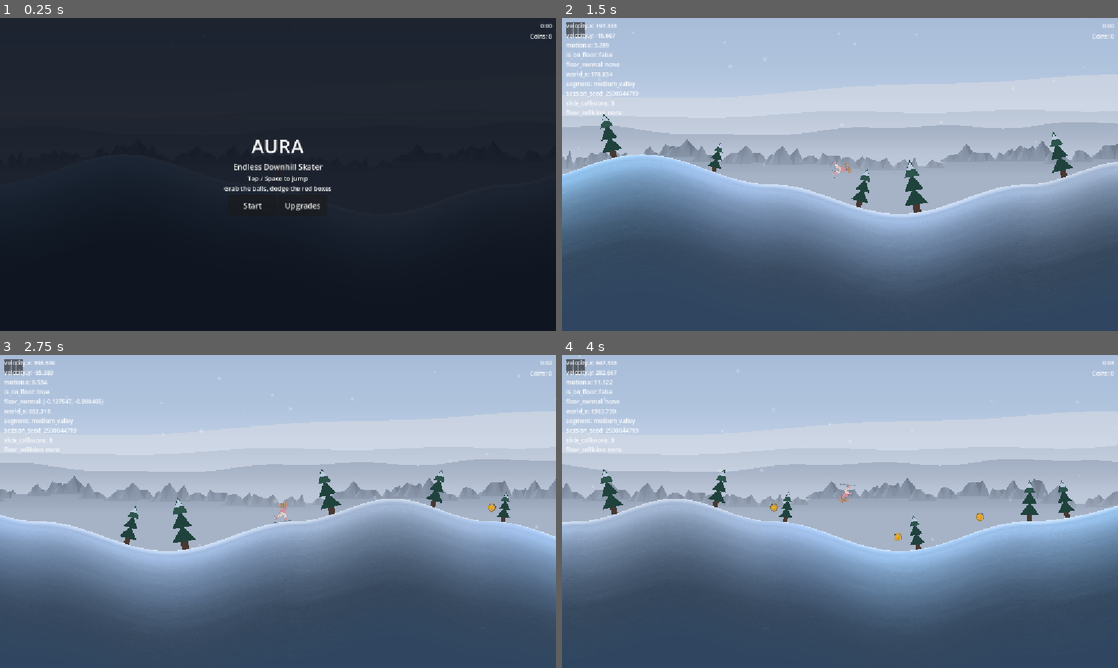
Above: before the commit, frames 1-4 (two rows, left to right).
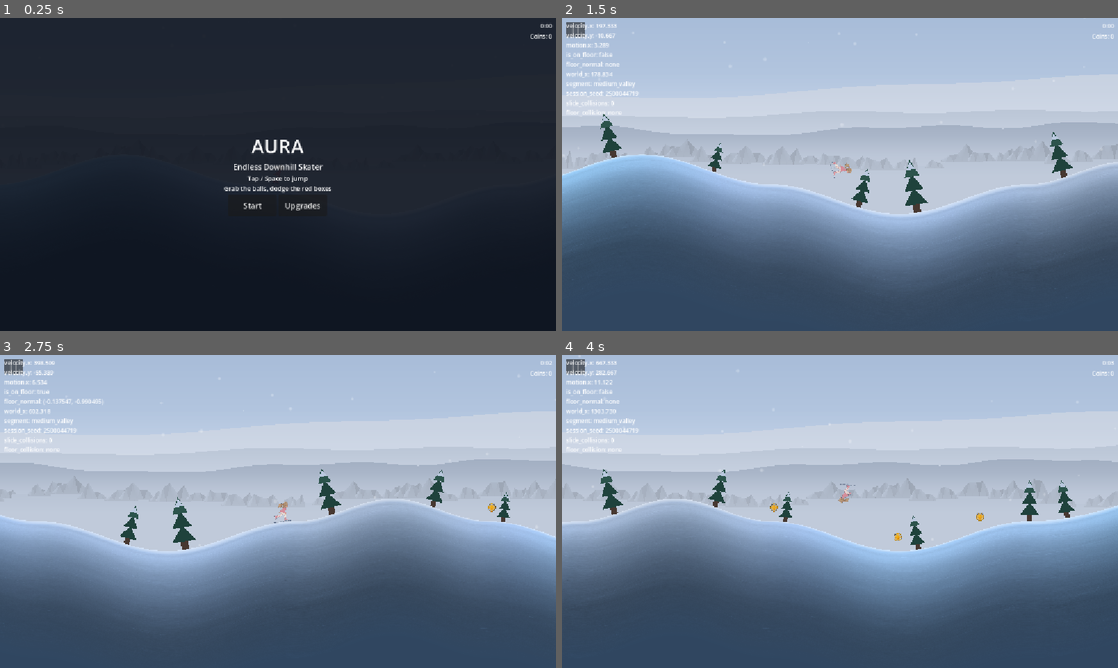
Above: after the commit, the same moments.

Repository: Kiernan-Hub/Aurora
Game: Godot game, scene res://scenes/main.tscn
Two runs of this game, one before a commit and one after it. Both use one fixed random seed, a clock stepped at 60 frames per second and the inputs below.
Inputs (mouse positions are in pixels of both pictures, inside the frame that each line leads up to):
- Up to frame 1 (0.25 s): no input
- Up to frame 2 (1.5 s): click "Start" at 0.5 s; tap Enter (ui_accept) at 1.25 s; move the mouse to (962, 158) at 1.27 s; hold Up (ui_up) from 1.28 s (still down); tap M at 1.35 s; click (962, 158) at 1.42 s
- Up to frame 3 (2.75 s): tap Enter (ui_accept) at 1.52, 1.82 s; release Up (ui_up) at 2 s; drag from (166, 527) to (250, 574) at 2.02 s
- Up to frame 4 (4 s): move the mouse to (895, 442) at 2.77 s; hold Up (ui_up) 2.78-3.5 s; tap M at 2.85 s; drag from (812, 574) to (1023, 536) at 3.52 s

The runs differ from the first frame. In frame 2, 8.5% of the frame differs, in the area x 0-100%, y 38-63%; in frame 3, 10%; in frame 4, 9.3%.

Commit message:
Background: lighten ShardLine so the ice masses stop reading as rock
In game the masses came out grey and stony, clearly darker than the ridge
behind them. The facet values were not the cause: ShardLine sat at
depth_t 1.0, so it took the NEAREST palette colour (~0.45 red) from every
biome, and vertex_colors only ever multiply DOWN from a layer's modulate.
No facet value can lighten past its own layer.

depth_t 1.0 -> 0.32 fixes it with one export and no palette data change,
and is instantly revertible. Facet values lifted alongside it (floor
0.74 -> 0.80) so the internal steps read as ice planes rather than as
heavy form shadow at the new brightness.

This deliberately inverts the documented "far = lighter, near = darkest"
rule for this one layer, so both the file header and visuals.md now
record it as an exception with the reasoning -- otherwise it reads as a
bug and gets reverted. The reference look carries distance by CONTRAST
rather than darkness: near ice is about as light as far ice, only
crisper.

Gates: shipping_values_check, biome_schedule_check PASS (the contrast
floor still holds across all 8 palettes). project.godot clean.

Co-Authored-By: Claude Opus 5 <noreply@anthropic.com>

Diff:
--- a/scenes/main.tscn
+++ b/scenes/main.tscn
@@ -83,9 +83,9 @@
 script = ExtResource("4")
 player_path = NodePath("../../Player")
 shape_kind = 1
-depth_t = 1.0
+depth_t = 0.32
 base_y_fraction = 0.6
-silhouette_color = Color(0.45, 0.56, 0.69, 1)
+silhouette_color = Color(0.63, 0.73, 0.83, 1)
 ridge_height_min = 18.0
 ridge_height_max = 58.0
 ridge_period_scale = 0.62
--- a/scripts/systems/background_generator.gd
+++ b/scripts/systems/background_generator.gd
@@ -11,7 +11,14 @@
 #
 #   * Colour. Distant ridges sit closer to the sky colour and near ones further from it
 #     (atmospheric perspective). Under a PALE sky that means far = lighter, so FarRidge is
-#     the lightest scenery and ShardLine the darkest.
+#     the lightest scenery and the near layers the darkest.
+#
+#     ShardLine IS A DELIBERATE EXCEPTION and its depth_t is 0.32, not 1.0. Its ice masses
+#     are meant to read as pale ice, and at depth_t 1.0 they took the near palette colour
+#     (~0.45 red), which no vertex colour can lighten -- vertex_colors only ever multiply
+#     DOWN. They came out reading as grey rock. The reference look carries distance by
+#     CONTRAST rather than by darkness: near ice is about as light as far ice, just
+#     crisper. Don't "fix" this back to 1.0 without also solving why the masses go muddy.
 #   * Parallax rate. Far layers scroll slower. ShardLine keeps the 0.3 that was already
 #     shipped and proven; the two ridge layers are slower still, so this change only ever
 #     moves background pixels *less* per frame than before, never more.
@@ -157,9 +164,9 @@
 # is in build_ice_mass, but briefly: these are multiplied by the palette colour and then by
 # the haze band, so a value that looks merely "mid grey" here arrives near black on screen
 # and the ice reads as rock. Measured against the reference, which bottoms out around 0.75.
-const MASS_VALUE_FLOOR: float = 0.74
-const MASS_SILHOUETTE_VALUE: float = 0.88
-const MASS_FACET_VALUES: Array[float] = [1.0, 0.86, 0.95, 0.80, 0.91]
+const MASS_VALUE_FLOOR: float = 0.80
+const MASS_SILHOUETTE_VALUE: float = 0.92
+const MASS_FACET_VALUES: Array[float] = [1.0, 0.90, 0.96, 0.86, 0.93]
 # How much darker a facet's base vertex is than its two top vertices.
 const MASS_FACET_FALLOFF: float = 0.06
 # How far past the bottom of the screen the silhouette fill extends. Only needs to
Not shown, changed: docs/development/visuals.md
